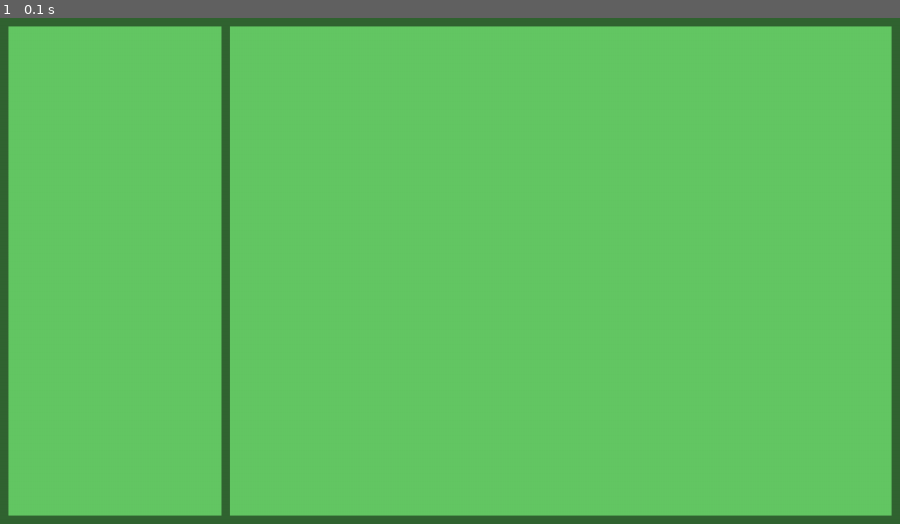
Above: before the commit, frame 1.
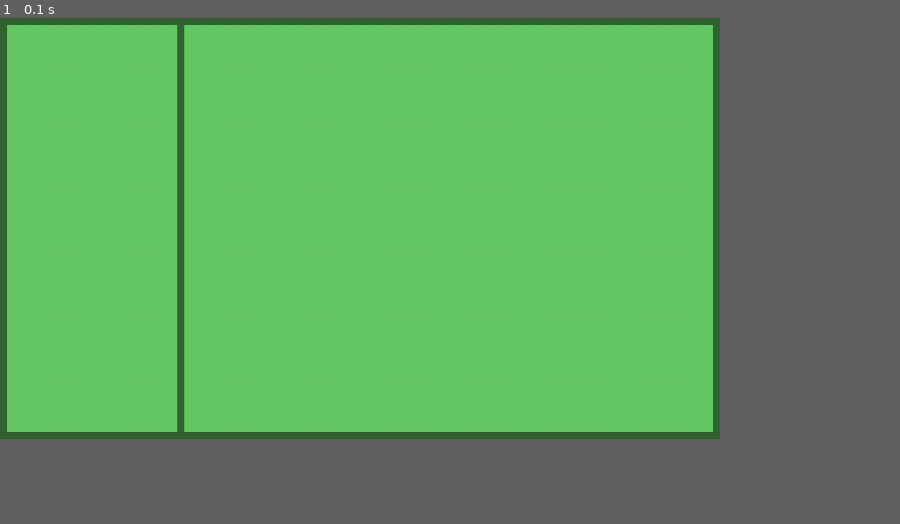
Above: after the commit, the same moment.

Repository: BlackGn0m/PyGameLearn
Game: pygame game, started from Snake/Snake.py
The game is run twice, just before and just after one commit, with the same random seed, the same clock (stepped at 60 frames per second) and the same inputs.
Inputs:
- Up to frame 1 (0.1 s): no input
The window is 900x506 before the commit and 720x421 after it. Grey fills any space a smaller window leaves; there, only what the larger window draws over its background counts as a difference.

The runs differ from the first frame. In frame 1, 7.0% of the frame differs, in the area x 0-100%, y 0-100%.

Commit message:
Change base resolution

Diff:
--- a/Snake/const.py
+++ b/Snake/const.py
@@ -1,8 +1,8 @@
 class Const:
     def __init__(self):
-        self._debug = False
+        self._debug = True
         self._basewidth = 1024
-        self._baseheight = 768
+        self._baseheight = 600
         self._fps = 60
 
         # Colors
